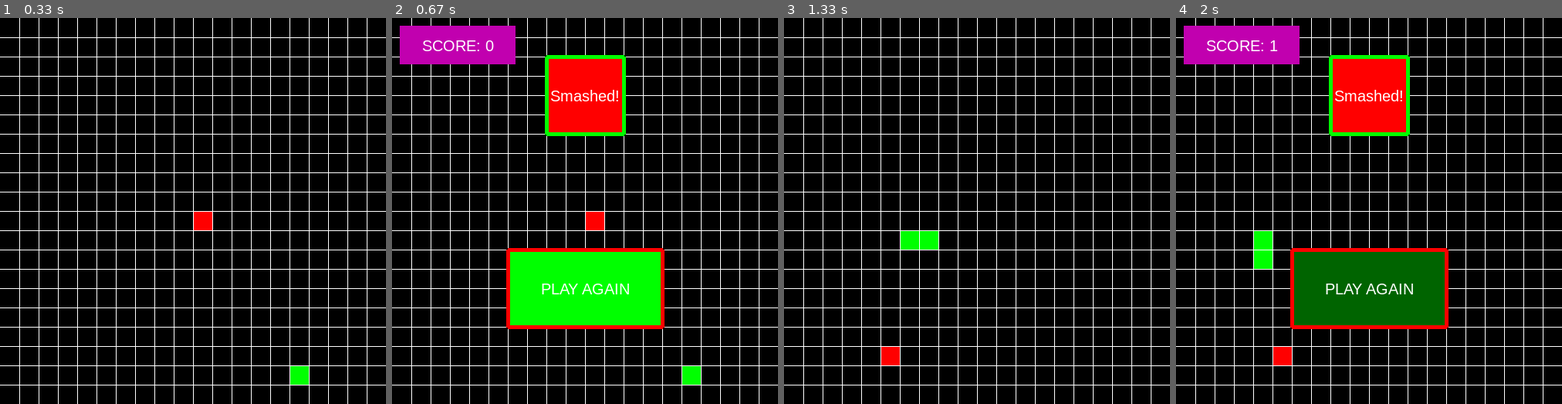
Above: before the commit, frames 1-4 (left to right).
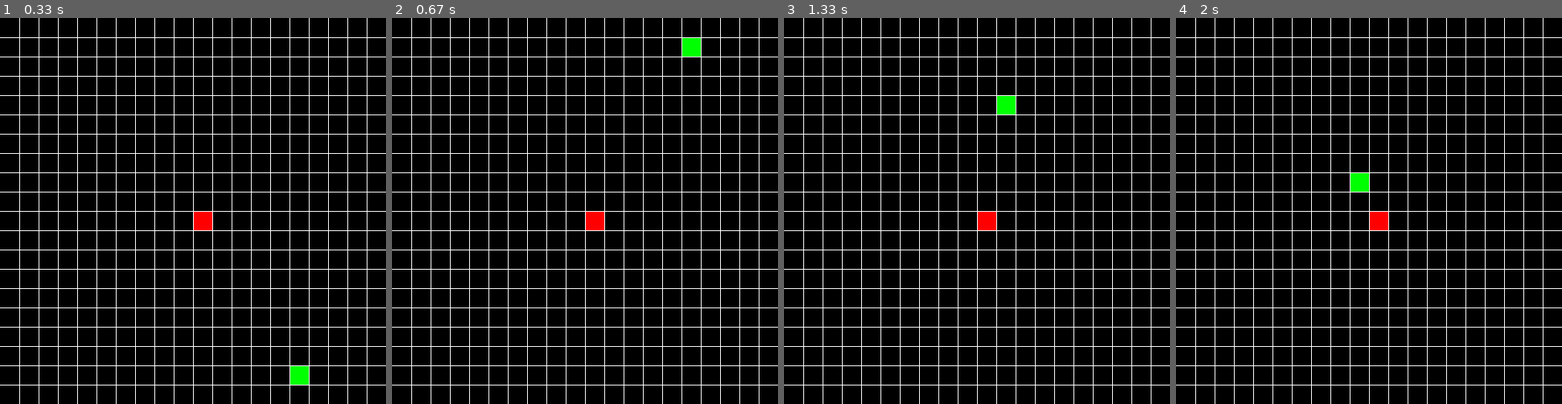
Above: after the commit, the same moments.

Repository: makxi007/python-snake
Game: pygame game, started from snake_pygame.py
Same seed, same stepped clock (60 frames per second), same inputs: the game is played once before the commit and once after it.
Inputs (mouse positions are in pixels of both pictures, inside the frame that each line leads up to):
- Up to frame 1 (0.33 s): no input
- Up to frame 2 (0.67 s): tap Y at 0.33 s
- Up to frame 3 (1.33 s): click (977, 288) at 0.77 s, where only the run before the commit has a clickable "PLAY AGAIN"; hold A from 1 s (still down); move the mouse to (1027, 106) at 1.03 s
- Up to frame 4 (2 s): release A at 1.53 s; hold S 1.57-1.87 s; tap Y at 1.72 s

Frame 1 is identical in both runs. In frame 2, 16% of the frame differs, in the area x 2-80%, y 2-95%; in frame 3, 1.2%; in frame 4, 17%, in the area x 2-71%, y 2-90%.

Commit message:
Pygame-snake6.1

Diff:
--- a/snake_pygame.py
+++ b/snake_pygame.py
@@ -1,4 +1,4 @@
-#!/usr/bin/python3
+
 from config import *
 import pygame
 import random
@@ -125,7 +125,6 @@
 class gameEvent:
 	def reset_game(self):
 		global intro, snake
-		print("Reset")
 		intro = False
 		snake.reset((10,10))
 
@@ -262,10 +261,6 @@
 			#Press c to continue the game
 			game_event.game_intro(window, "Pause", "pause")
 
-		#Smash!
-		if (keys[pygame.K_y]):
-			game_event.game_intro(window, "Smashed!", "fail")
-
 		#If snake smash body - FAIL
 		for c in range(len(snake.body)):
 			coordinates = (snake.body[c].posx, snake.body[c].posy)
@@ -276,6 +271,8 @@
 
 		redraw(window)
 
+	pygame.quit()
+
 def main():
 	global snake, randcube, game_event, window
 	snake = Snake(15, 15)
